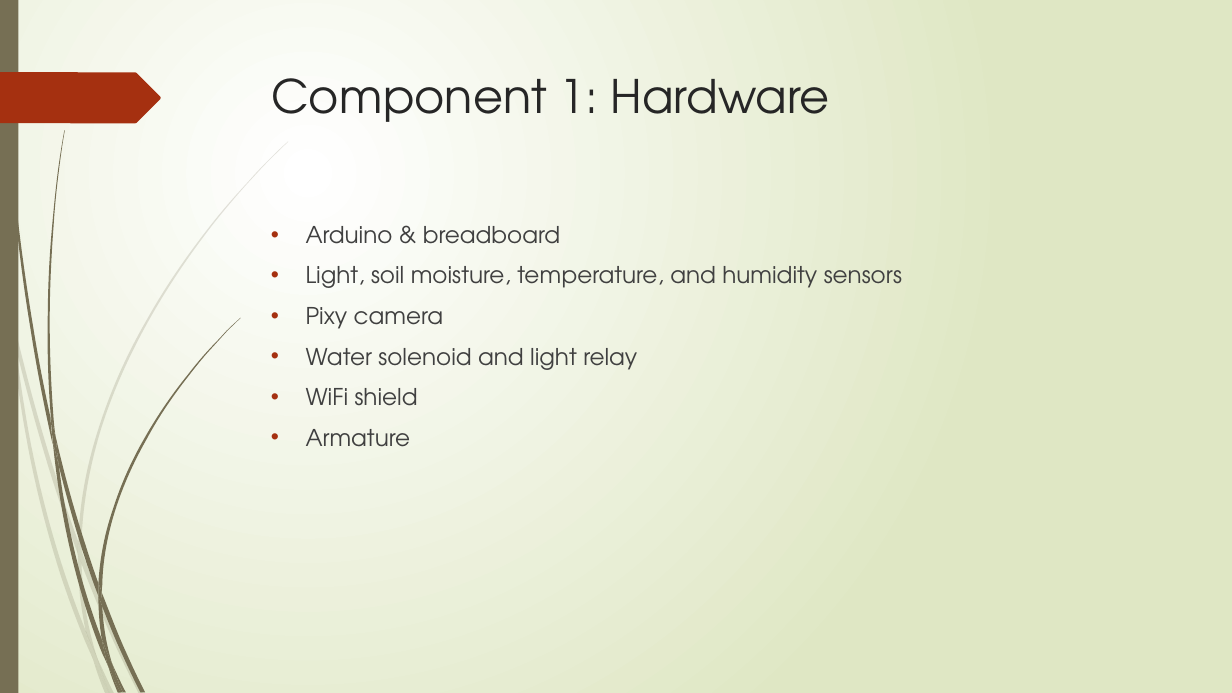
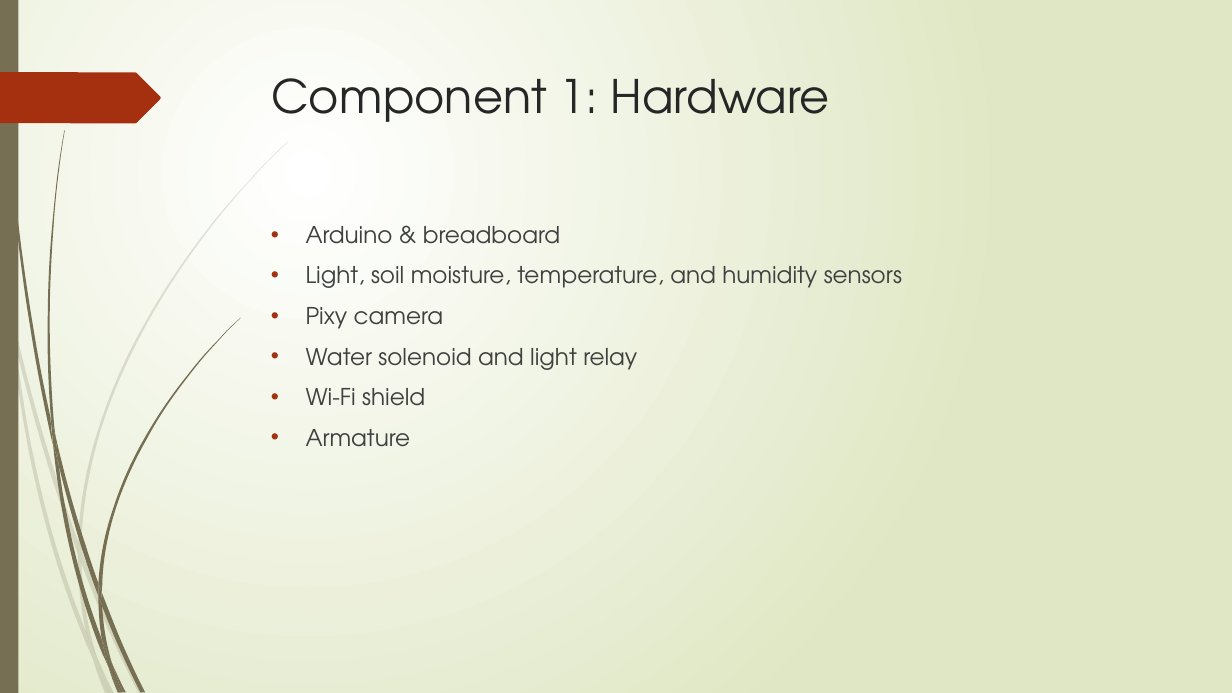
Before and after one commit to jdkirklanduwyo/SeniorDesignGroup2, a slide deck: slide 3 of Documents/Presentation.pptx. Drawn at 1232x693 pixels with LibreOffice and Linux fonts; fonts in the diff are those of the drawing. Boxes give left, top, right and bottom in pixels: in the first picture for what was removed or moved away, otherwise in the second. Text is boxed around its words. In the diff, an @@ line names an element or a change of style, - is before the commit and + after.

```diff
--- a/Documents/Presentation.pptx
+++ b/Documents/Presentation.pptx
@@ text at [306, 388, 425, 406]: text changed @@
-• WiFi shield
+• Wi-Fi shield
```
Also in this commit, not shown: 5 other slides changed, 2 slides added, 1 slide removed.
